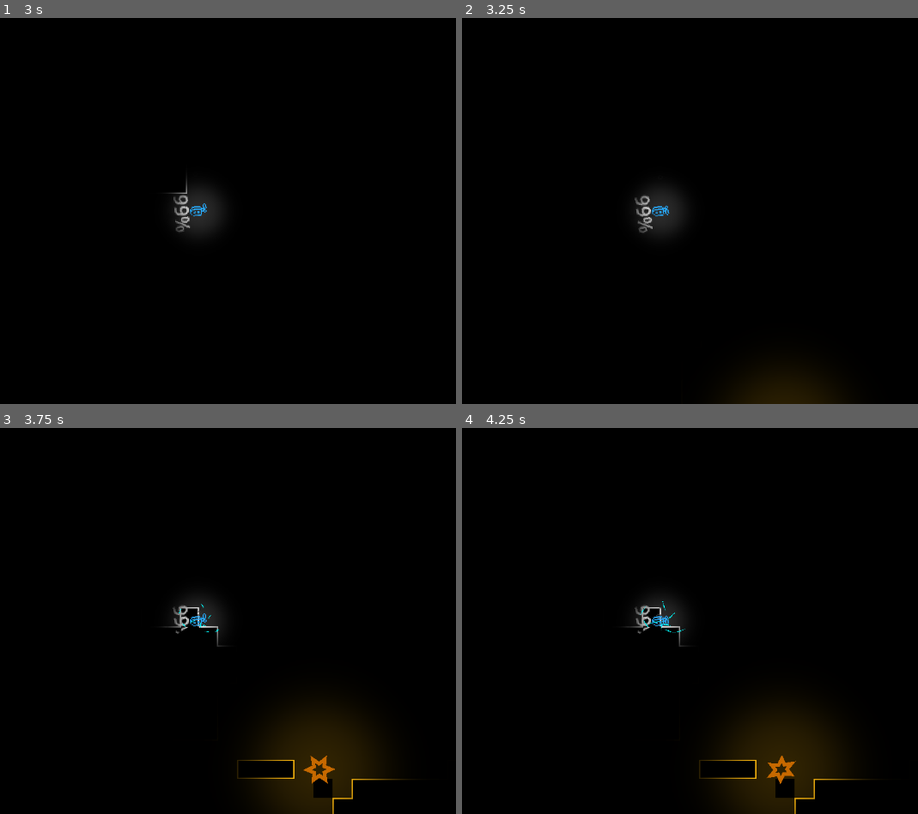
Above: before the commit, frames 1-4 (two rows, left to right).
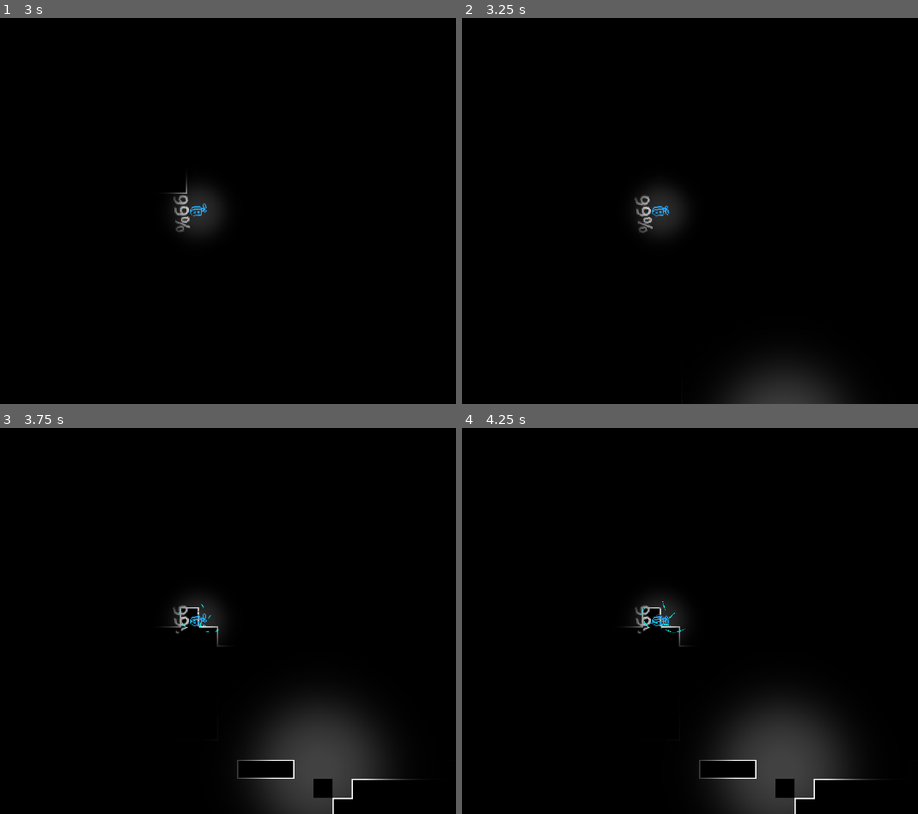
Above: after the commit, the same moments.

Repository: Ahumayed/wild-jam-81
Game: Godot game, scene res://scenes/main_menu.tscn
Two runs of this game, one before a commit and one after it. Both use one fixed random seed, a clock stepped at 60 frames per second and the inputs below. The engine's default icon, where the game draws it, is replaced by a stand-in: a white triangle on a blue panel in a dark square.
Inputs (mouse positions are in pixels of both pictures, inside the frame that each line leads up to):
- Up to frame 1 (3 s): click "Play" at 0.5 s; tap Enter at 1.25 s; move the mouse to (351, 191) at 1.27 s; hold D (right) 1.28-2.03 s; tap G (discharge) at 1.35 s; move the mouse to (59, 230) at 2.02 s; hold Shift (fly_down) 2.03-2.78 s; tap F (grab) at 2.1 s; move the mouse to (269, 126) at 2.77 s; hold D (right) from 2.78 s (still down); tap V (use_item) at 2.85 s
- Up to frame 2 (3.25 s): keep holding D (right)
- Up to frame 3 (3.75 s): move the mouse to (164, 698) at 3.52 s; release D (right) at 3.53 s; hold Space (fly_up) from 3.53 s (still down); tap G (discharge) at 3.6 s
- Up to frame 4 (4.25 s): keep holding Space (fly_up)

Frame 1 is identical in both runs. In frame 2, 1.6% of the frame differs, in the area x 58-84%, y 91-100%; in frame 3, 5.6%, in the area x 51-91%, y 71-100%; in frame 4, 5.6%.
Error after the commit: Invalid access of index '0' on a base object of type: 'Array'. (res://scripts/collectable/collectable.gd:26)

Commit message:
random gem generaton and procedural gem generation

Diff:
--- a/scenes/cave_tile_map.tscn
+++ b/scenes/cave_tile_map.tscn
@@ -284,7 +284,3 @@
 wall_probability = 47
 thread_count = 16
 metadata/_custom_type_script = "uid://b0f1gdlj1f55x"
-
-[node name="Camera2D" type="Camera2D" parent="."]
-anchor_mode = 0
-zoom = Vector2(0.1, 0.1)
--- a/scenes/collectable/collectable.tscn
+++ b/scenes/collectable/collectable.tscn
@@ -1,13 +1,12 @@
 [gd_scene load_steps=4 format=3 uid="uid://c27joho5gf3pm"]
 
-[ext_resource type="Script" uid="uid://c4coyeik3kpu2" path="res://scripts/collectable.gd" id="1_h1g3x"]
+[ext_resource type="Script" uid="uid://c4coyeik3kpu2" path="res://scripts/collectable/collectable.gd" id="1_h1g3x"]
 [ext_resource type="Texture2D" uid="uid://b33vxll0ng1cb" path="res://assets/textures/light.png" id="2_la71a"]
 
 [sub_resource type="CircleShape2D" id="CircleShape2D_h1g3x"]
 
 [node name="Collectable" type="Node2D" groups=["collectable"]]
 script = ExtResource("1_h1g3x")
-sides = 6
 
 [node name="Area2D" type="Area2D" parent="."]
 
--- a/scenes/settings_menu.tscn
+++ b/scenes/settings_menu.tscn
@@ -8,7 +8,7 @@
 [sub_resource type="LabelSettings" id="LabelSettings_cr101"]
 font_size = 46
 
-[node name="Control" type="AspectRatioContainer"]
+[node name="Control2" type="AspectRatioContainer"]
 anchors_preset = 15
 anchor_right = 1.0
 anchor_bottom = 1.0
--- a/scenes/test/test.tscn
+++ b/scenes/test/test.tscn
@@ -20,8 +20,6 @@
 
 [node name="Collectable" parent="." instance=ExtResource("5_j5jx5")]
 position = Vector2(645, 504)
-outer_radius = 10.0
-inner_radius = 5.0
 
 [node name="FlareItem" parent="." instance=ExtResource("4_j5jx5")]
 position = Vector2(110, 95)
--- /dev/null
+++ b/scenes/test/test_gem_gen.tscn
@@ -0,0 +1,11 @@
+[gd_scene load_steps=2 format=3 uid="uid://c1wk3rjxg0pi"]
+
+[ext_resource type="PackedScene" uid="uid://tixhp8xqbeqw" path="res://scenes/cave_tile_map.tscn" id="1_62ew2"]
+
+[node name="TestGemGen" type="Node2D"]
+
+[node name="CaveTileMap" parent="." instance=ExtResource("1_62ew2")]
+
+[node name="Camera2D" type="Camera2D" parent="."]
+anchor_mode = 0
+zoom = Vector2(0.1, 0.1)
--- /dev/null
+++ b/scenes/test/test_procedural_gem.tscn
@@ -0,0 +1,15 @@
+[gd_scene load_steps=3 format=3 uid="uid://pyde4b5g3yw0"]
+
+[ext_resource type="PackedScene" uid="uid://c27joho5gf3pm" path="res://scenes/collectable/collectable.tscn" id="1_m12na"]
+[ext_resource type="Script" uid="uid://bmi43j4liad6l" path="res://scripts/collectable/collectable_generator.gd" id="2_1r7pg"]
+
+[node name="TestProceduralGem" type="Node2D"]
+
+[node name="Camera2D" type="Camera2D" parent="."]
+
+[node name="CollectableGenerator" type="Node2D" parent="."]
+script = ExtResource("2_1r7pg")
+shape_range = Vector2i(1, 4)
+metadata/_custom_type_script = "uid://bmi43j4liad6l"
+
+[node name="Collectable" parent="CollectableGenerator" instance=ExtResource("1_m12na")]
--- a/scripts/cave_generation/cave_generator.gd
+++ b/scripts/cave_generation/cave_generator.gd
@@ -5,6 +5,7 @@
 @export var iteration_count := 5
 @export var wall_probability: int = 40
 @export var make_bridges: bool = true
+@export var gem_count: int = 10
 @export var thread_count: int = 1
 
 const DIRECTIONS = [
@@ -25,7 +26,7 @@
 	var rng := RandomNumberGenerator.new()
 	rng.seed = gen_seed
 
-	var cave := Cave.new(cave_size)
+	var cave := Cave.new(cave_size, gem_count)
 
 	_random_fill(cave, rng)
 
@@ -50,7 +51,7 @@
 	for thread in threads:
 		thread.wait_to_finish()
 
-	_find_rooms(cave)
+	_find_rooms(cave, rng)
 
 	return cave
 
@@ -101,14 +102,14 @@
 				else:
 					cave.walls[pos] = false
 
-func _find_rooms(cave: Cave) -> void:
+func _find_rooms(cave: Cave, rng: RandomNumberGenerator) -> void:
 	var visited: Dictionary[Vector2i, bool] = {}
 
 	for cell: Vector2i in cave.walls:
 		if cave.walls[cell] or cell in visited:
 			continue
 
-		var room := _flood_fill(cave, visited, cell)
+		var room := _flood_fill(cave, visited, cell, rng)
 
 		if room.cells.size() < cave.room.cells.size():
 			for pos in room.cells:
@@ -118,8 +119,12 @@
 				cave.walls[pos] = true
 			cave.room = room
 
-func _flood_fill(cave: Cave, visited: Dictionary[Vector2i, bool], from: Vector2i) -> Room:
-	var room := Room.new()
+func _flood_fill(cave: Cave, visited: Dictionary[Vector2i, bool], from: Vector2i, rng: RandomNumberGenerator) -> Room:
+	var y_ranges: Array[Array] = []
+	for i in range(gem_count):
+		y_ranges.append([])
+
+	var room := Room.new(gem_count)
 	room.cells = [from]
 
 	var current_cells := [from]
@@ -129,16 +134,26 @@
 		if cell in visited:
 			continue
 
+
 		visited[cell] = true
 		room.cells.append(cell)
+
+		var cell_y_index: int = floor(float(cell.y) / cave.gem_y_range)
+		y_ranges[cell_y_index].append(cell)
+
 		var surrounding := _get_surrounding_cells(cave.walls, cell)
 
 		for neighbor in surrounding:
 			current_cells.append(neighbor)
 
-		var walls := _get_surrounding_walls(cave.walls, cell)
-		for wall in walls:
-			room.walls.append(wall, wall.y)
+	for y_range in y_ranges:
+		if y_range.size() == 0:
+			continue
+
+		var idx := rng.randi_range(0, y_range.size() - 1)
+		var gem_location: Vector2i = y_range[idx]
+
+		room.gem_locations.append(gem_location)
 
 	return room
 
@@ -199,8 +214,10 @@
 	var walls: Dictionary[Vector2i, bool]
 	var size: Vector2i
 	var room: Room
-
-	func _init(_size: Vector2i) -> void:
+	var gem_y_range: int
+
+	func _init(_size: Vector2i, gem_count: int) -> void:
 		size = _size
 		walls = {}
-		room = Room.new()
+		room = Room.new(gem_count)
+		gem_y_range = floor(float(size.y) / gem_count)
--- a/scripts/cave_generation/cave_tilemap.gd
+++ b/scripts/cave_generation/cave_tilemap.gd
@@ -3,7 +3,6 @@
 
 @export var cave_background_tile := Vector2i(0, 3)
 @export var source_id: int = 0
-@export var gem_count: int = 4
 
 @onready var cave_generator: CaveGenerator = $CaveGenerator
 
--- a/scripts/cave_generation/room.gd
+++ b/scripts/cave_generation/room.gd
@@ -2,10 +2,10 @@
 extends RefCounted
 
 var cells: Array[Vector2i]
-var walls: PriorityList
+var gem_count: int
+var gem_locations: Array[Vector2i]
 
-func _init() -> void:
+func _init(_gem_count: int) -> void:
 	cells = []
-	walls = PriorityList.new(func(a, b):
-		return a < b
-	)
+	gem_count = 0
+	gem_locations = []
--- a/scripts/collectable.gd
+++ /dev/null
@@ -1,105 +0,0 @@
-class_name Collectable
-extends Node2D
-
-@export var color: Color = Color.DARK_GOLDENROD
-@export var thickness: int = 3
-@export var sides: int = 3
-@export var outer_radius: float = 100.0
-@export var inner_radius: float = 50.0
-@export var rotation_speed: Vector3 = Vector3(1, 1, 0)
-
-@onready var collision_shape_2d: CollisionShape2D = $Area2D/CollisionShape2D
-@onready var point_light_2d: PointLight2D = $PointLight2D
-
-var shapes: Array[Shape2D3D] = []
-var drawn_shape: Array = []
-
-func _ready():
-	var shape = Shape2D3D.new(sides, outer_radius, inner_radius, rotation_speed)
-	shapes.append(shape)
-
-	collision_shape_2d.shape.radius = outer_radius
-	point_light_2d.color = color
-
-func _process(delta: float) -> void:
-	for shape in shapes:
-		shape.update(delta)
-
-	var polygons = []
-	for shape in shapes:
-		polygons.append(shape.get_rotated_points())
-
-	if polygons.size() == 1:
-		drawn_shape = polygons[0]
-	else:
-		var merged = Geometry2D.merge_polygons(polygons[0], polygons[1])
-		for i in range(2, polygons.size()):
-			merged = Geometry2D.merge_polygons(merged, polygons[i])
-
-
-		drawn_shape = merged[0]
-
-
-	queue_redraw()
-
-func _draw():
-	if drawn_shape.is_empty():
-		return
-
-	drawn_shape.append(drawn_shape[0])
-	draw_polyline_colors(drawn_shape, [color], thickness)
-
-func merge(other: Collectable) -> void:
-	for shape in other.shapes:
-		shapes.append(shape)
-
-	collision_shape_2d.shape.radius = max(outer_radius, other.outer_radius)
-	other.queue_free()
-
-
-
-###############################
-class Shape2D3D:
-	var sides_count: int
-	var outer_radius: float
-	var inner_radius: float
-	var rotation_speed: Vector3
-	var current_rotation := Vector3.ZERO
-	var points: PackedVector2Array
-
-	func _init(sides_count: int, outer_radius: float, inner_radius: float = -1.0, rotation_speed := Vector3.ZERO):
-		self.sides_count = sides_count
-		self.outer_radius = outer_radius
-		self.inner_radius = inner_radius if inner_radius > 0 else outer_radius * 0.5
-		self.rotation_speed = rotation_speed
-		self.points = generate_regular_star_polygon(sides_count, outer_radius, self.inner_radius)
-
-	func update(delta: float):
-		self.current_rotation += rotation_speed * delta
-
-	func get_rotated_points() -> Array:
-		return rotate_2d_points_3d(self.points, self.current_rotation)
-
-	func generate_regular_star_polygon(sides: int, outer_radius: float, inner_radius: float = -1.0, rotation_offset := 0.0) -> PackedVector2Array:
-		if inner_radius <= 0.0:
-			inner_radius = outer_radius * 0.5
-
-		var points = PackedVector2Array()
-		var step = TAU / (sides * 2)
-
-		for i in range(sides * 2):
-			var angle = step * i + rotation_offset
-			var radius = outer_radius if i % 2 == 0 else inner_radius
-			points.append(Vector2(cos(angle) * radius, sin(angle) * radius))
-		return points
-
-	func rotate_2d_points_3d(points_2d: Array, rotation: Vector3) -> Array:
-		var result = []
-		for p in points_2d:
-			var p3 = Vector3(p.x, 0, p.y)
-			p3 = p3.rotated(Vector3(1, 0, 0), rotation.x)
-			p3 = p3.rotated(Vector3(0, 1, 0), rotation.y)
-			p3 = p3.rotated(Vector3(0, 0, 1), rotation.z)
-			result.append(Vector2(p3.x, p3.z))  # Project to 2D (XZ view)
-
-		return result
--- /dev/null
+++ b/scripts/collectable/collectable.gd
@@ -0,0 +1,52 @@
+class_name Collectable
+extends Node2D
+
+@export var thickness: float = 3.0
+
+@onready var collision_shape_2d: CollisionShape2D = $Area2D/CollisionShape2D
+@onready var point_light_2d: PointLight2D = $PointLight2D
+
+var shapes: Array[Shape2D3D] = []
+var drawn_shape: Array = []
+
+func _ready():
+	pass
+
+func _process(delta: float) -> void:
+	for shape in shapes:
+		shape.update(delta)
+
+	var polygons = []
+	for shape in shapes:
+		polygons.append(shape.get_rotated_points())
+
+	if polygons.size() == 1:
+		drawn_shape = polygons[0]
+	else:
+		var merged = Geometry2D.merge_polygons(polygons[0], polygons[1])
+		for i in range(2, polygons.size()):
+			merged = Geometry2D.merge_polygons(merged, polygons[i])
+
+
+		drawn_shape = merged[0]
+
+
+	queue_redraw()
+
+func _draw():
+	if drawn_shape.is_empty():
+		return
+
+	drawn_shape.append(drawn_shape[0])
+	draw_polyline_colors(drawn_shape, [Color.RED], thickness)
+
+func merge(other: Collectable) -> void:
+	for shape in other.shapes:
+		shapes.append(shape)
+
+	# collision_shape_2d.shape.radius = max(outer_radius, other.outer_radius)
+	other.queue_free()
+
+
+
+###############################
--- /dev/null
+++ b/scripts/collectable/collectable_generator.gd
@@ -0,0 +1,38 @@
+class_name CollectableGenerator
+extends Node2D
+
+@export_category("Sides")
+@export var sides_range := Vector2i(2, 4)
+@export var sides_scaling_factor: float = 1
+
+@export_category("Radii")
+@export var min_radius_range := Vector2(20, 40)
+@export var max_radius_range := Vector2(50, 150)
+
+@export_category("Shape Count")
+@export var shape_range := Vector2i(1, 2)
+@export var shape_scaling_factor: float = 1
+
+@export_category("Rotation Speed")
+@export var speed_range := Vector2(0.1, 2.0)
+
+@onready var collectable: Collectable = $Collectable
+
+func _ready() -> void:
+	var rng := RandomNumberGenerator.new()
+	generate(rng, 4)
+
+func generate(rng: RandomNumberGenerator, complexity: int = 1) -> void:
+	var shape_count: int = floor(rng.randi_range(shape_range.x, shape_range.y) * (complexity * shape_scaling_factor))
+
+	for i in range(shape_count):
+		_add_shape(rng, complexity)
+
+func _add_shape(rng: RandomNumberGenerator, complexity: int) -> void:
+	var min_radius := rng.randf_range(min_radius_range.x, min_radius_range.y)
+	var max_radius := rng.randf_range(max_radius_range.x, max_radius_range.y)
+	var sides_count: int = floor(rng.randi_range(sides_range.x, sides_range.y) * (complexity * sides_scaling_factor))
+	var rotation_speed_length := rng.randf_range(speed_range.x, speed_range.y)
+	var rotation_speed := Vector3(1, 1, 0) * rotation_speed_length
+
+	collectable.shapes.append(Shape2D3D.new(sides_count, max_radius, min_radius, rotation_speed))
--- /dev/null
+++ b/scripts/collectable/shape_2d_3d.gd
@@ -0,0 +1,46 @@
+class_name Shape2D3D
+extends RefCounted
+
+var sides_count: int
+var outer_radius: float
+var inner_radius: float
+var rotation_speed: Vector3
+var current_rotation := Vector3.ZERO
+var points: PackedVector2Array
+
+func _init(sides_count: int, outer_radius: float, inner_radius: float = -1.0, rotation_speed := Vector3.ZERO):
+	self.sides_count = sides_count
+	self.outer_radius = outer_radius
+	self.inner_radius = inner_radius if inner_radius > 0 else outer_radius * 0.5
+	self.rotation_speed = rotation_speed
+	self.points = generate_regular_star_polygon(sides_count, outer_radius, self.inner_radius)
+
+func update(delta: float):
+	self.current_rotation += rotation_speed * delta
+
+func get_rotated_points() -> Array:
+	return rotate_2d_points_3d(self.points, self.current_rotation)
+
+func generate_regular_star_polygon(sides: int, outer_radius: float, inner_radius: float = -1.0, rotation_offset := 0.0) -> PackedVector2Array:
+	if inner_radius <= 0.0:
+		inner_radius = outer_radius * 0.5
+
+	var points = PackedVector2Array()
+	var step = TAU / (sides * 2)
+
+	for i in range(sides * 2):
+		var angle = step * i + rotation_offset
+		var radius = outer_radius if i % 2 == 0 else inner_radius
+		points.append(Vector2(cos(angle) * radius, sin(angle) * radius))
+	return points
+
+func rotate_2d_points_3d(points_2d: Array, rotation: Vector3) -> Array:
+	var result = []
+	for p in points_2d:
+		var p3 = Vector3(p.x, 0, p.y)
+		p3 = p3.rotated(Vector3(1, 0, 0), rotation.x)
+		p3 = p3.rotated(Vector3(0, 1, 0), rotation.y)
+		p3 = p3.rotated(Vector3(0, 0, 1), rotation.z)
+		result.append(Vector2(p3.x, p3.z))  # Project to 2D (XZ view)
+
+	return result
Renamed: scripts/collectable.gd.uid -> scripts/collectable/collectable.gd.uid
Not shown, added: scripts/collectable/collectable_generator.gd.uid
Not shown, added: scripts/collectable/shape_2d_3d.gd.uid
